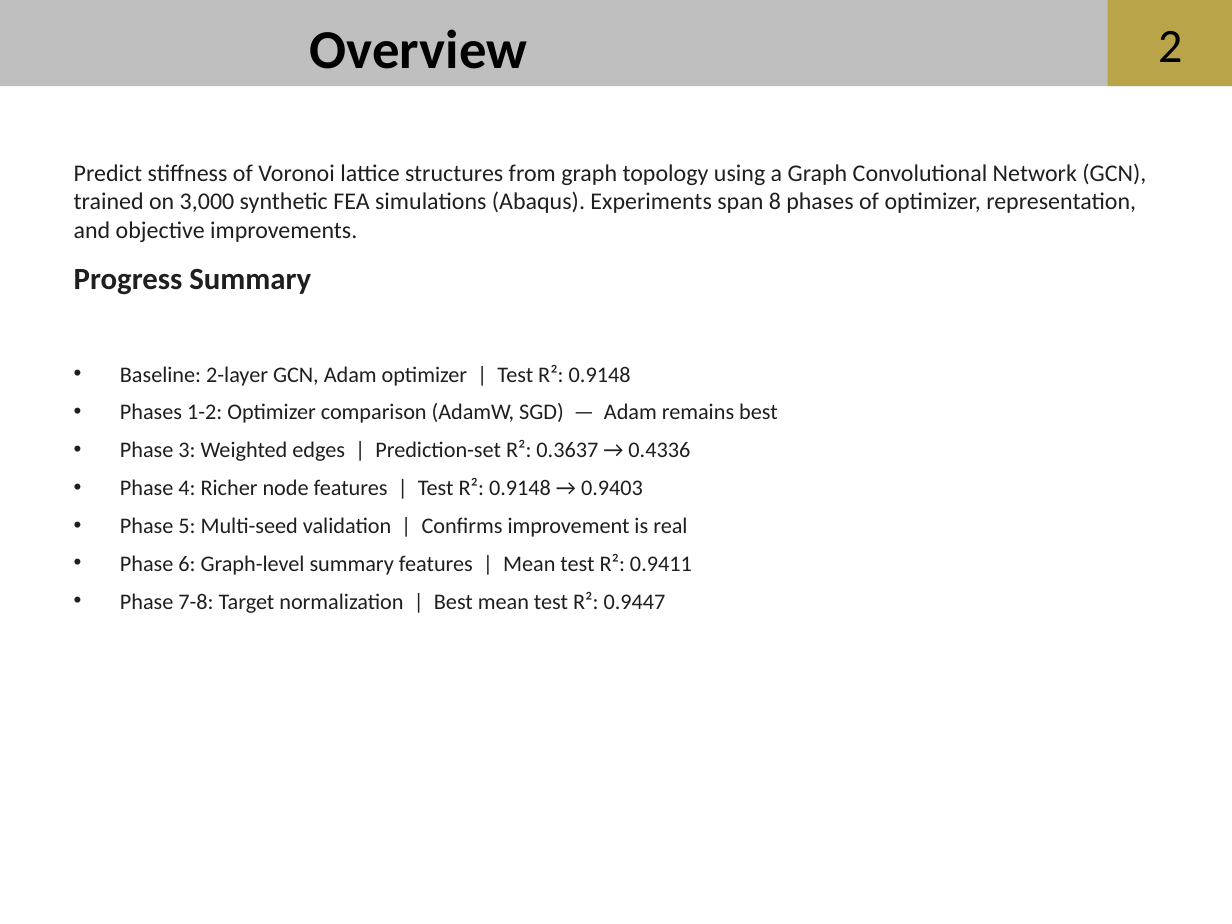
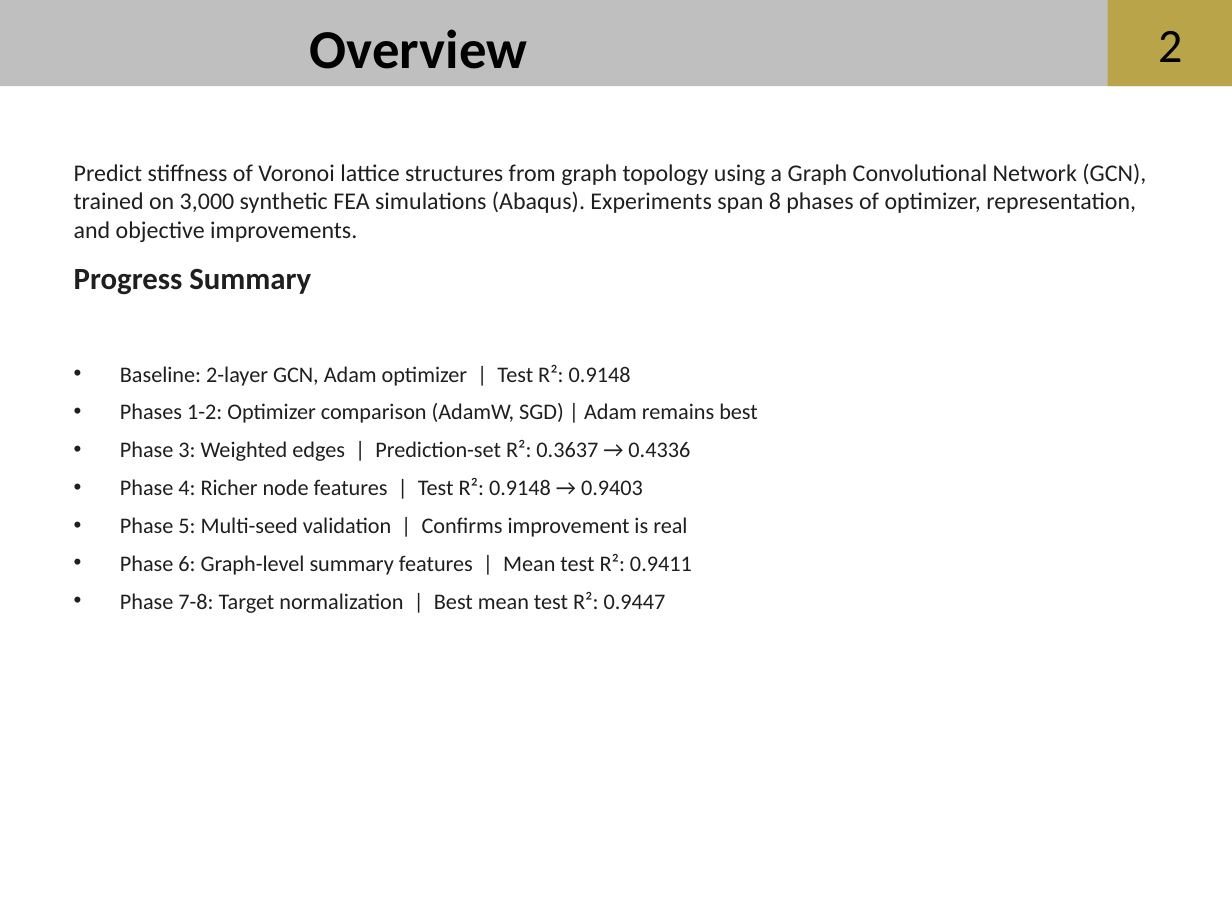
Before and after one commit to aadams2006/NSF-REU-Summer-26, a slide deck: slide 2 of docs/reference_materials/powerpoints/6-30 REU.pptx. Drawn at 1232x924 pixels with LibreOffice and Linux fonts; fonts in the diff are those of the drawing; background and template pictures are left out. Boxes give left, top, right and bottom in pixels: in the first picture for what was removed or moved away, otherwise in the second. Text is boxed around its words. In the diff, an @@ line names an element or a change of style, - is before the commit and + after.

```diff
--- a/docs/reference_materials/powerpoints/6-30 REU.pptx
+++ b/docs/reference_materials/powerpoints/6-30 REU.pptx
@@ text at box(120, 403, 758, 423): text changed @@
-• Phases 1-2: Optimizer comparison (AdamW, SGD) — Adam remains best
+• Phases 1-2: Optimizer comparison (AdamW, SGD) | Adam remains best
```
Also in this commit, not shown: 4 other slides changed.
